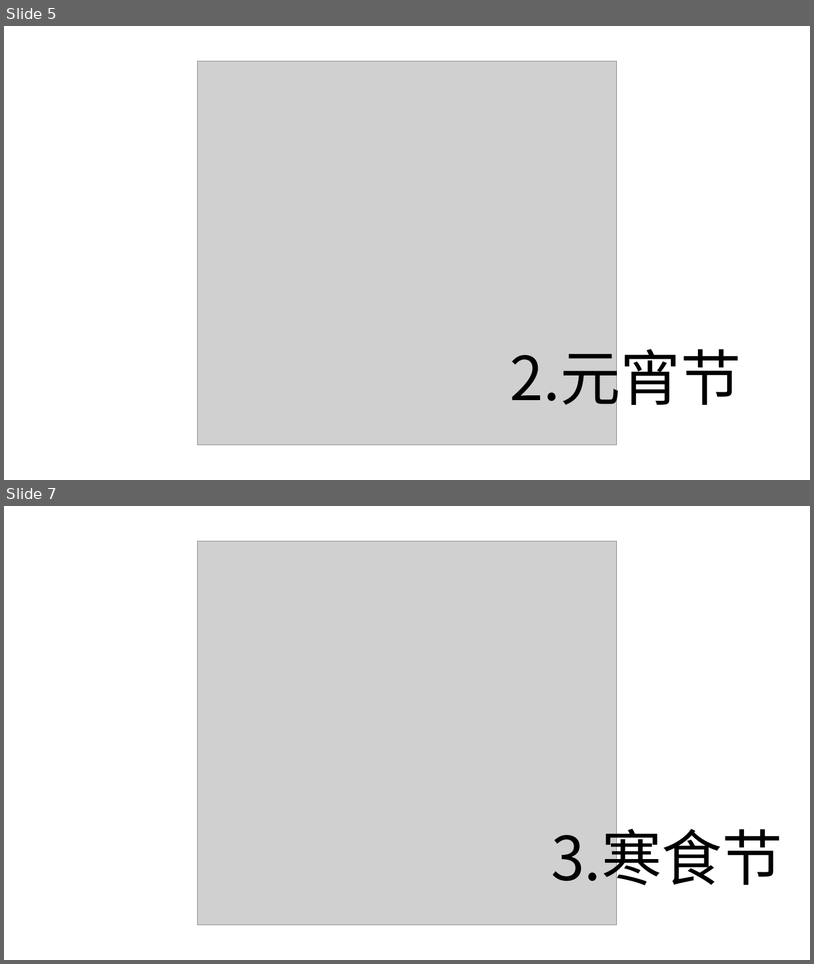
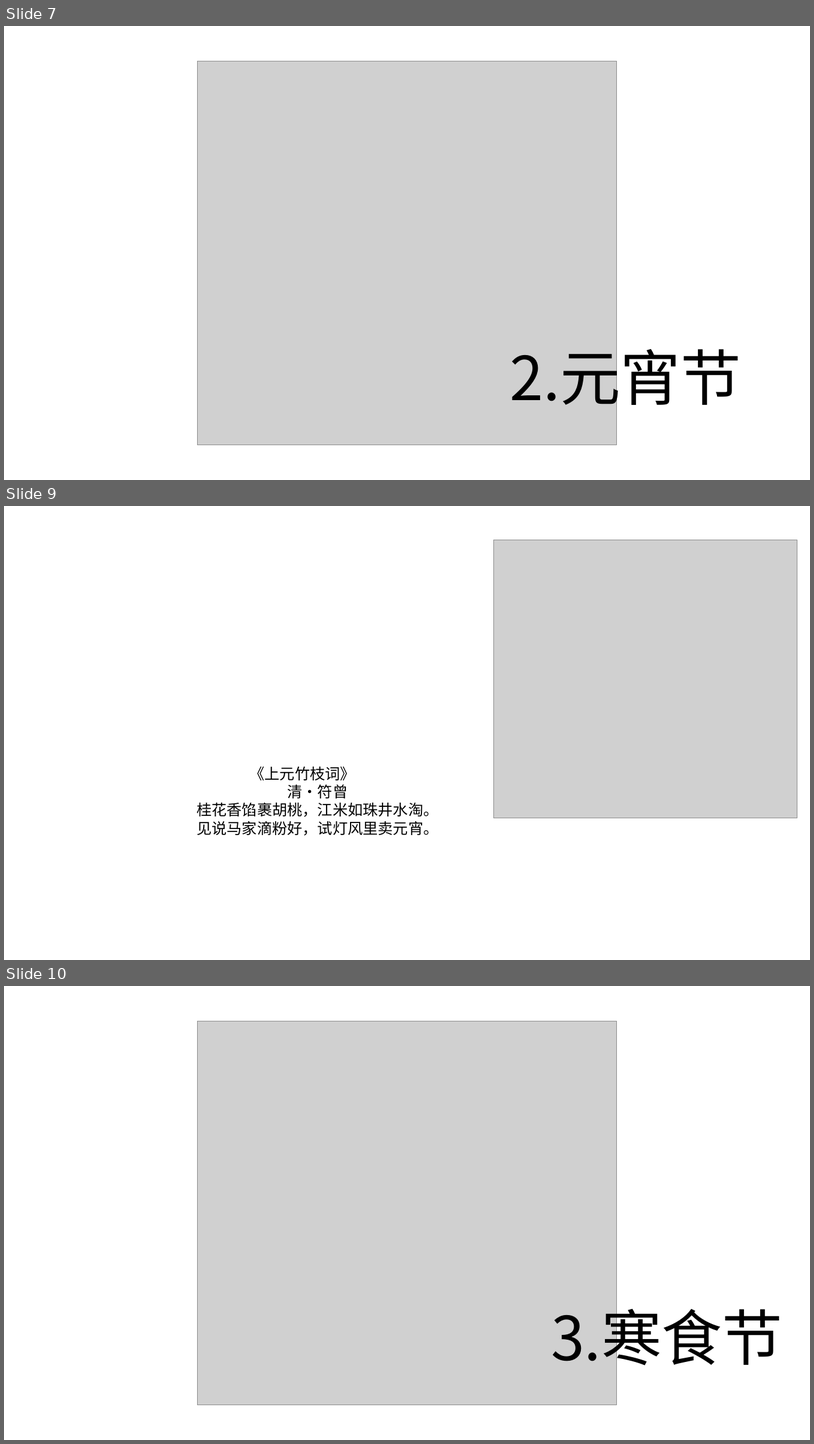
Before and after one commit to Eason2011/eason2011.github.io, a slide deck: docs/html/传统节日/中国传统节日.pptx. Shown one above the other, each under a label of ours: slides 5 and 7 before the commit, slides 7, 9 and 10 after it; the slides between them are not shown. The pictures are 814x964 and 814x1444 pixels, drawn with LibreOffice and Linux fonts; fonts in the diff are those of the drawing; grey boxes stand for pictures; background and template pictures are left out. Boxes give left, top, right and bottom in pixels: in the first picture for what was removed or moved away, otherwise in the second. Text is boxed around its words. In the diff, an @@ line names an element or a change of style, - is before the commit and + after.

```diff
--- a/docs/html/传统节日/中国传统节日.pptx
+++ b/docs/html/传统节日/中国传统节日.pptx
@@ slide 9 added at [4, 506, 810, 960], background #FFFFFF @@
@@ picture added at [494, 540, 798, 817] @@
@@ text added at [197, 766, 438, 835], 18 pt, text #000000 @@
+《上元竹枝词》
+清·符曾
+桂花香馅裹胡桃，江米如珠井水淘。
+见说马家滴粉好，试灯风里卖元宵。
@@ what was slide 5 is now slide 7 @@
@@ what was slide 7 is now slide 10 @@
```
Also in this commit, not shown: 1 slide changed, 8 other slides added.
